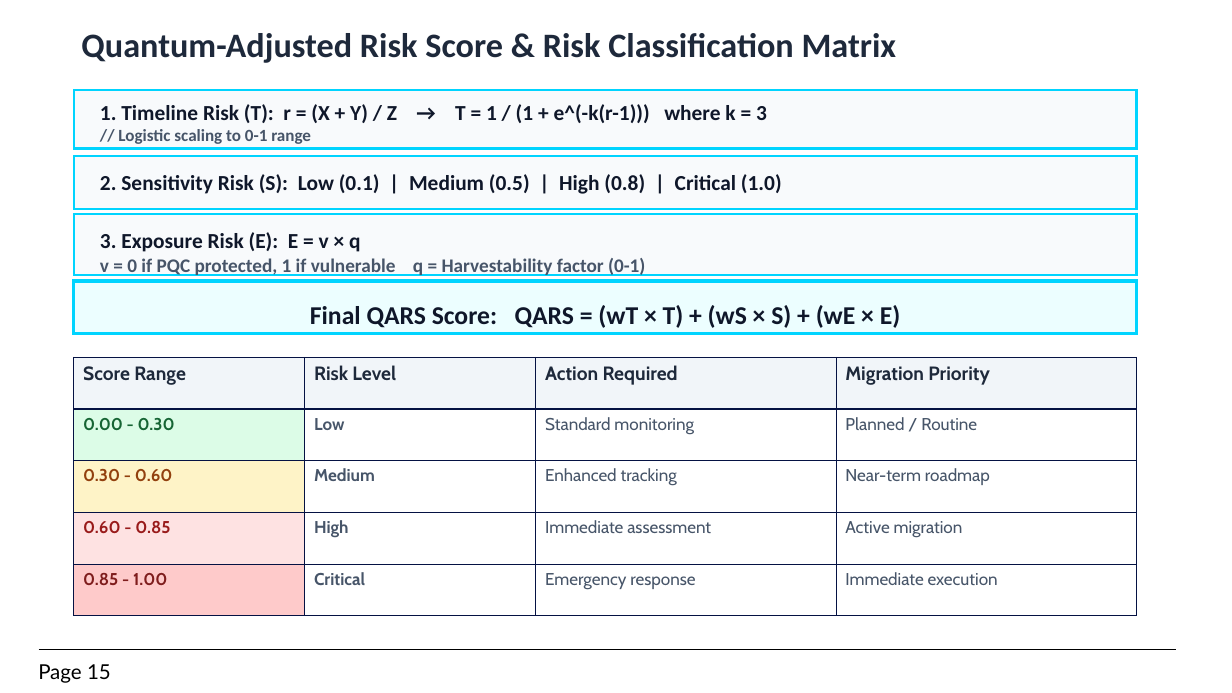
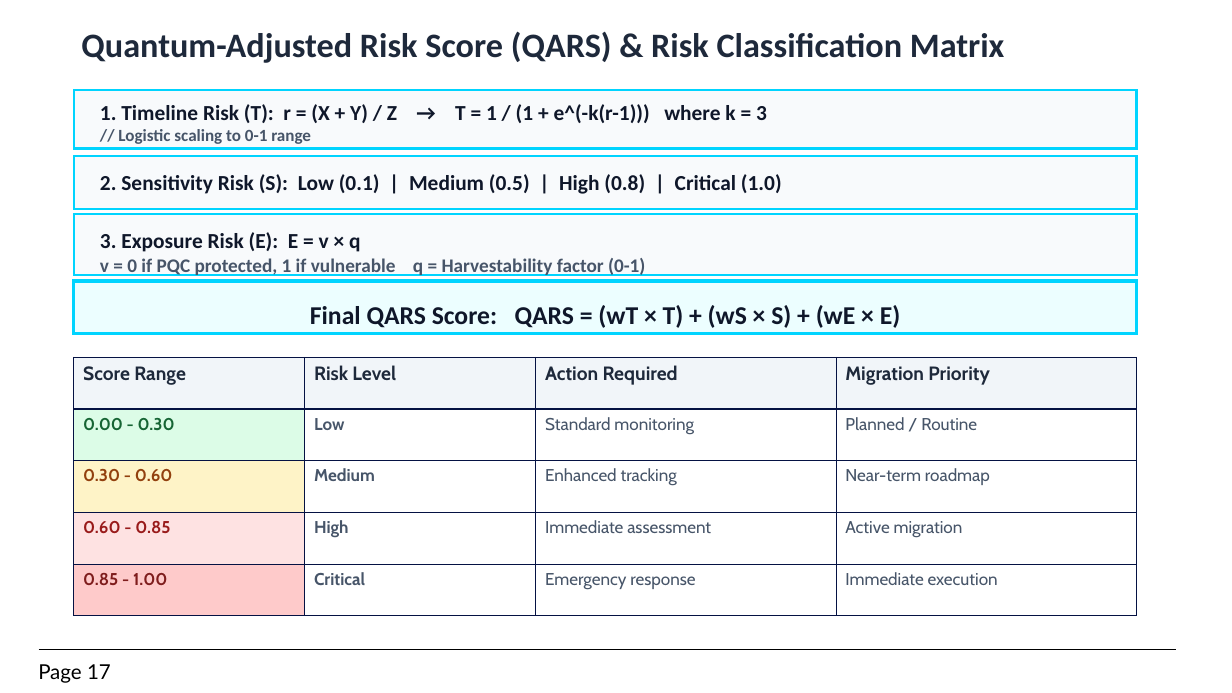
Before and after one commit to 7elmie/EGQCC, a slide deck: slide 17 of Presentations/5.Quantum Risk Assesment.pptx (slide 15 before the commit). Drawn at 1232x693 pixels with LibreOffice and Linux fonts; fonts in the diff are those of the drawing. Boxes give left, top, right and bottom in pixels: in the first picture for what was removed or moved away, otherwise in the second. Text is boxed around its words. In the diff, an @@ line names an element or a change of style, - is before the commit and + after.

Commit message:
Update Quantum Risk Assessment presentation and add protocol comparison files

```diff
--- a/Presentations/5.Quantum Risk Assesment.pptx
+++ b/Presentations/5.Quantum Risk Assesment.pptx
@@ text at [81,31,1005,63]: text changed @@
-Quantum-Adjusted Risk Score & Risk Classification Matrix
+Quantum-Adjusted Risk Score (QARS) & Risk Classification Matrix
@@ page number at [38,664,111,683]: text changed @@
-Page 15
+Page 17
```
Also in this commit, not shown: 1 other slide changed, 2 slides added, 4 other files.
